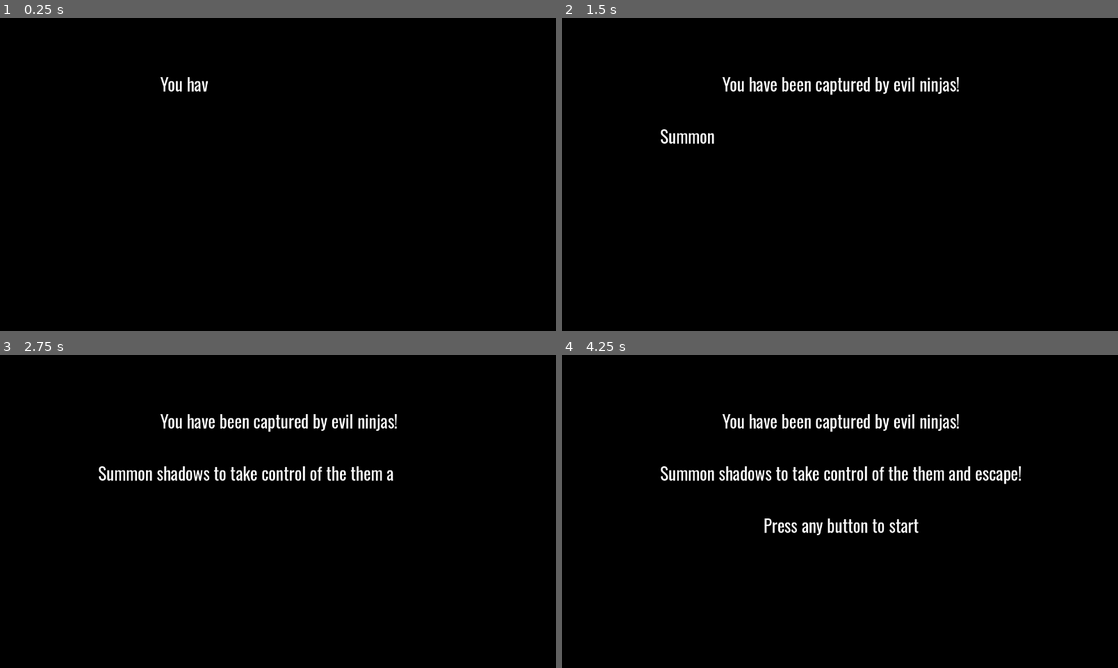
Above: before the commit, frames 1-4 (two rows, left to right).
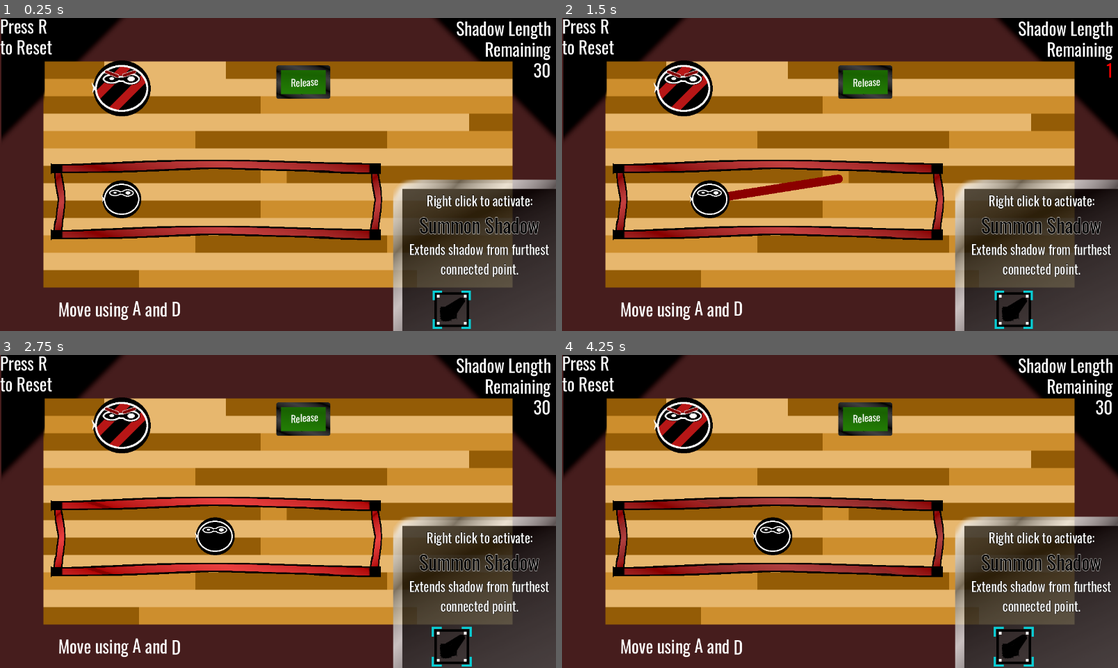
Above: after the commit, the same moments.

Repository: Goldenlion5648/LudumDare55
Game: Godot game, scene res://levels/level0.tscn
The game is run twice, just before and just after one commit, with the same random seed, the same clock (stepped at 60 frames per second) and the same inputs. Before the commit the project starts from res://objects/intro.tscn. Sound files missing from this copy of the repository are replaced by a short silence.
Inputs (mouse positions are in pixels of both pictures, inside the frame that each line leads up to):
- Up to frame 1 (0.25 s): no input
- Up to frame 2 (1.5 s): click (1012, 309) at 0.52 s; tap R (restart) at 1.25 s; move the mouse to (962, 158) at 1.27 s; hold Right (ui_right) from 1.28 s (still down); right-click (962, 158) at 1.35 s; click (962, 158) at 1.42 s
- Up to frame 3 (2.75 s): keep holding Right (ui_right); tap Enter (ui_accept) at 1.52, 2.27 s; tap R (restart) at 2 s; move the mouse to (166, 527) at 2.02 s; tap Space (clear_shadows) at 2.1 s; click (166, 527) at 2.17 s
- Up to frame 4 (4.25 s): tap R (restart) at 2.75, 3.5 s; move the mouse to (895, 442) at 2.77 s; release Right (ui_right) at 2.78 s; hold Left (ui_left) 2.78-3.53 s; tap 2 (select_balloon) at 2.85 s; click (895, 442) at 2.92 s; move the mouse to (812, 574) at 3.52 s; hold Right (ui_right) from 3.53 s (still down); tap 3 (select_light) at 3.6 s; click (812, 574) at 3.67 s; tap Enter (ui_accept) at 3.77 s

The runs differ from the first frame. In frame 1, 90% of the frame differs, in the area x 0-100%, y 0-100%; in frame 2, 90%; in frame 3, 90%; in frame 4, 90%.

Commit message:
fix capturing objects out of range

Diff:
--- a/levels/level0.tscn
+++ b/levels/level0.tscn
@@ -32,7 +32,7 @@
 position = Vector2(-360, -198)
 
 [node name="wall_holder" parent="." instance=ExtResource("7_p3mkn")]
-position = Vector2(-356, 1.52588e-05)
+position = Vector2(-304, 4)
 
 [node name="ui_holder" parent="." instance=ExtResource("7_33br0")]
 
@@ -41,10 +41,10 @@
 anchors_preset = 2
 anchor_top = 1.0
 anchor_bottom = 1.0
-offset_left = 73.0
-offset_top = -80.0
-offset_right = 468.0
-offset_bottom = -3.0
+offset_left = 134.0
+offset_top = -81.0
+offset_right = 529.0
+offset_bottom = -4.0
 grow_vertical = 0
 theme_override_font_sizes/normal_font_size = 40
 bbcode_enabled = true
--- a/levels/level2.tscn
+++ b/levels/level2.tscn
@@ -27,7 +27,7 @@
 
 [node name="player" parent="." instance=ExtResource("3_ij3bd")]
 unique_name_in_owner = true
-position = Vector2(-514, 246)
+position = Vector2(-452, 154)
 platform_wall_layers = 1
 script = ExtResource("4_11o4a")
 
@@ -35,15 +35,16 @@
 position = Vector2(-17, -198)
 
 [node name="wall_holder" parent="." instance=ExtResource("6_lh6l7")]
-position = Vector2(-496, 196)
+position = Vector2(-434, 104)
 scale = Vector2(0.400001, 1)
 
 [node name="ui_holder" parent="." instance=ExtResource("7_y7sc3")]
 
 [node name="balloon_particles" parent="." instance=ExtResource("8_5itc5")]
-position = Vector2(538, 277)
+position = Vector2(495, 296)
 emitting = false
-lifetime = 1.5
+amount = 12
+lifetime = 2.0
 initial_velocity_max = 101.85
 angular_velocity_max = 10.0
 orbit_velocity_min = -0.4
--- a/objects/capturable.gd
+++ b/objects/capturable.gd
@@ -15,11 +15,18 @@
 	# print("mouse entered")
 	mouse_is_inside = true
 
+func is_in_range():
+	var temp_shadow_controller = (Globals.CURRENT_SHADOW_CONTROLLER)
+	var dist = (temp_shadow_controller.get_objects_as_points()[-1]).distance_to((self as Node2D).global_position)
+	return dist <= temp_shadow_controller.calculate_remaining_shadow_power_without_mouse()
+
 func try_capture():
 	var temp_shadow_controller = (Globals.CURRENT_SHADOW_CONTROLLER)
 	if is_captured or (temp_shadow_controller == null) or \
 				not temp_shadow_controller.should_show_shadow_to_mouse() or\
-				not temp_shadow_controller.allowed_to_capture():
+				not temp_shadow_controller.get_objects_as_points() or\
+				not temp_shadow_controller.allowed_to_capture() or\
+				not is_in_range():
 		# print("got blocked")
 		return
 	is_captured = true
--- a/objects/intro.tscn
+++ b/objects/intro.tscn
@@ -40,7 +40,7 @@
 bbcode_enabled = true
 text = "[center]You have been captured by evil ninjas!
 
-Summon shadows to take control of the them and escape!
+Summon shadows to take control of them and escape!
 
 Press any button to start[/center]"
 visible_characters_behavior = 3
--- a/objects/shadow_controller.gd
+++ b/objects/shadow_controller.gd
@@ -135,6 +135,9 @@
 func calculate_remaining_shadow_power():
 	return get_allotted_shadow_power() - get_total_shadow_length(get_shadow_positions())
 
+func calculate_remaining_shadow_power_without_mouse():
+	return get_allotted_shadow_power() - get_total_shadow_length(get_objects_as_points())
+
 func get_shadow_power_to_display():
 	return max(0, ceili(calculate_remaining_shadow_power() / 10.0))
 
@@ -171,6 +174,9 @@
 func get_objects_as_points():
 	return captured_objects.map(func(x):return x.global_position)
 
+
+
+
 func get_shadow_positions():
 	var ret = get_objects_as_points()
 	if not should_show_shadow_to_mouse():
@@ -196,6 +202,7 @@
 	ret.append(ret[-1] + distance_vector)
 	return ret
 
+
 func get_total_shadow_length(points_to_calc_for) -> int:
 	var dist_between = 0
 	#var temp_positions = get_shadow_positions()
@@ -211,6 +218,7 @@
 	if len(shadow_positions) > 1:
 		var color = Color.DARK_RED if get_shadow_power_to_display() <= 1 else Color.BLACK
 		draw_polyline(shadow_positions, color, 20)
+		draw_circle(shadow_positions[-1], 10, color)
 	#draw_polyline([Vector2(50, 100), Vector2(150, 100),Vector2(150, 100), Vector2(150, 200)], Color.BLACK, 10)
 
 	#draw_line(%playerSprite.global_position, get_global_mouse_position(), Color.BLACK, 20)
--- a/objects/sound_controller.tscn
+++ b/objects/sound_controller.tscn
@@ -29,11 +29,11 @@
 
 [node name="summon_shadow" type="AudioStreamPlayer2D" parent="."]
 stream = ExtResource("4_rnvb8")
-volume_db = 7.462
+volume_db = 3.715
 
 [node name="summon_shadow2" type="AudioStreamPlayer2D" parent="."]
 stream = ExtResource("6_eh0a3")
-volume_db = 5.12
+volume_db = 1.372
 pitch_scale = 0.84
 
 [node name="retract_shadows" type="AudioStreamPlayer2D" parent="."]
--- a/objects/ui_holder.tscn
+++ b/objects/ui_holder.tscn
@@ -11,6 +11,7 @@
 [ext_resource type="Texture2D" uid="uid://ijnky51mi3a4" path="res://textures/light_icon.png" id="6_66cn8"]
 [ext_resource type="Script" path="res://objects/balloons_textbox.gd" id="8_e2ccc"]
 [ext_resource type="Script" path="res://objects/hotkeys_label.gd" id="10_ljosc"]
+[ext_resource type="Texture2D" uid="uid://dq0yt0803bqcn" path="res://textures/black_box.png" id="12_wld5c"]
 
 [sub_resource type="Theme" id="Theme_af8em"]
 default_font_size = 20
@@ -206,6 +207,16 @@
 layout_mode = 2
 texture_normal = ExtResource("6_66cn8")
 
+[node name="transition" type="TextureRect" parent="."]
+visible = false
+layout_mode = 1
+anchors_preset = 15
+anchor_right = 1.0
+anchor_bottom = 1.0
+grow_horizontal = 2
+grow_vertical = 2
+texture = ExtResource("12_wld5c")
+
 [connection signal="pressed" from="hotbar_holder/hotbarHbox/shadow_icon" to="hotbar_holder/hotbarHbox" method="_on_shadow_icon_pressed"]
 [connection signal="pressed" from="hotbar_holder/hotbarHbox/balloon_icon" to="hotbar_holder/hotbarHbox" method="_on_balloon_icon_pressed"]
 [connection signal="pressed" from="hotbar_holder/hotbarHbox/light_icon" to="hotbar_holder/hotbarHbox" method="_on_light_icon_pressed"]
--- a/objects/wall.tscn
+++ b/objects/wall.tscn
@@ -1,14 +1,21 @@
-[gd_scene load_steps=3 format=3 uid="uid://dl0ne3snf6v0y"]
+[gd_scene load_steps=5 format=3 uid="uid://dl0ne3snf6v0y"]
 
 [ext_resource type="Texture2D" uid="uid://2ohjaup0xw6a" path="res://textures/wall2.png" id="1_i3rfw"]
+[ext_resource type="Shader" path="res://shaders/laser_shader.gdshader" id="1_nela3"]
+
+[sub_resource type="ShaderMaterial" id="ShaderMaterial_74tr0"]
+resource_local_to_scene = true
+shader = ExtResource("1_nela3")
+shader_parameter/alphaValue = 1.0
 
 [sub_resource type="RectangleShape2D" id="RectangleShape2D_sdo2v"]
 size = Vector2(200, 200)
 
 [node name="StaticBody2D" type="StaticBody2D"]
 
-[node name="Sprite2D" type="Sprite2D" parent="."]
+[node name="laserSprite" type="Sprite2D" parent="."]
 texture_repeat = 2
+material = SubResource("ShaderMaterial_74tr0")
 texture = ExtResource("1_i3rfw")
 
 [node name="CollisionShape2D" type="CollisionShape2D" parent="."]
--- a/objects/wall_holder.gd
+++ b/objects/wall_holder.gd
@@ -11,10 +11,11 @@
 	var step = 0.02
 	while current_fade_time < full_fade_time:
 		for child in get_children():
-			var current_value = (child as Node2D).modulate
-			(child as Node2D).modulate = Color(current_value.r,
-										current_value.g,
-										current_value.b,
-										full_fade_time - current_fade_time)
+			var current_value = (child.get_node("laserSprite") as Node2D).material
+			current_value.set_shader_parameter("alphaValue", full_fade_time - current_fade_time)
+			#(child as Node2D).modulate = Color(current_value.r,
+										#current_value.g,
+										#current_value.b,
+										#full_fade_time - current_fade_time)
 		current_fade_time += step
 		await get_tree().create_timer(step).timeout
--- a/objects/wall_holder.tscn
+++ b/objects/wall_holder.tscn
@@ -1,27 +1,40 @@
-[gd_scene load_steps=4 format=3 uid="uid://ct20hjxw8kjjl"]
+[gd_scene load_steps=6 format=3 uid="uid://ct20hjxw8kjjl"]
 
-[ext_resource type="Material" uid="uid://dm34c6mya7a5j" path="res://shaders/fade_out_material.tres" id="1_5xass"]
 [ext_resource type="PackedScene" uid="uid://dl0ne3snf6v0y" path="res://objects/wall.tscn" id="1_ttikn"]
 [ext_resource type="Script" path="res://objects/wall_holder.gd" id="2_waf4y"]
+[ext_resource type="Shader" path="res://shaders/laser_shader.gdshader" id="4_ihciu"]
+
+[sub_resource type="ShaderMaterial" id="ShaderMaterial_jxpk4"]
+shader = ExtResource("4_ihciu")
+shader_parameter/alphaValue = 1.0
+
+[sub_resource type="ShaderMaterial" id="ShaderMaterial_h18cv"]
+shader = ExtResource("4_ihciu")
+shader_parameter/alphaValue = 1.0
 
 [node name="wall_holder" type="Node2D"]
-material = ExtResource("1_5xass")
+material = SubResource("ShaderMaterial_jxpk4")
 script = ExtResource("2_waf4y")
 
-[node name="wall" parent="." instance=ExtResource("1_ttikn")]
-position = Vector2(161, -23)
-scale = Vector2(3.8, 0.24)
-
-[node name="wall4" parent="." instance=ExtResource("1_ttikn")]
-position = Vector2(161, 129)
-scale = Vector2(3.8, 0.24)
-
 [node name="wall3" parent="." instance=ExtResource("1_ttikn")]
+use_parent_material = true
 position = Vector2(531, 55)
 rotation = 1.57079
 scale = Vector2(0.74, 0.2)
 
 [node name="wall6" parent="." instance=ExtResource("1_ttikn")]
+use_parent_material = true
 position = Vector2(-198, 55)
 rotation = 1.57079
 scale = Vector2(0.74, 0.2)
+
+[node name="wall" parent="." instance=ExtResource("1_ttikn")]
+material = SubResource("ShaderMaterial_h18cv")
+use_parent_material = true
+position = Vector2(161, -23)
+scale = Vector2(3.8, 0.24)
+
+[node name="wall4" parent="." instance=ExtResource("1_ttikn")]
+use_parent_material = true
+position = Vector2(161, 129)
+scale = Vector2(3.8, 0.24)
--- a/objects/win_button.gd
+++ b/objects/win_button.gd
@@ -5,14 +5,14 @@
 
 func _ready() -> void:
 	Globals.total_win_button_count += 1
-	prints("total_win_button_count", Globals.total_win_button_count)
+	# prints("total_win_button_count", Globals.total_win_button_count)
 
 func _on_body_entered(body: Node2D) -> void:
 	if has_been_pressed:
 		return
 	has_been_pressed = true
 	Globals.win_buttons_pressed += 1
-	print("was entered")
+	# print("was entered")
 	self.modulate = Color(0.7, 0.7, 0.7, 1)
 	Globals.button_pressed_signal.emit()
 	if Globals.win_buttons_pressed == Globals.total_win_button_count:
--- a/objects/win_button.tscn
+++ b/objects/win_button.tscn
@@ -4,7 +4,7 @@
 [ext_resource type="Texture2D" uid="uid://c6hj0dlec80d7" path="res://textures/button2.png" id="2_el61c"]
 
 [sub_resource type="RectangleShape2D" id="RectangleShape2D_gxhoa"]
-size = Vector2(196.825, 117.46)
+size = Vector2(158.73, 90.4762)
 
 [node name="win_button" type="Area2D"]
 scale = Vector2(0.63, 0.63)
@@ -23,7 +23,8 @@
 text = "[center][wave amp=50.0 freq=3.0 connected=1]Release[/wave][/center]"
 
 [node name="CollisionShape2D" type="CollisionShape2D" parent="."]
-position = Vector2(1.5873, -6.34921)
+position = Vector2(1.58731, -7.14285)
+scale = Vector2(1, 1)
 shape = SubResource("RectangleShape2D_gxhoa")
 
 [connection signal="body_entered" from="." to="." method="_on_body_entered"]
--- a/project.godot
+++ b/project.godot
@@ -11,7 +11,7 @@
 [application]
 
 config/name="LudumDare55"
-run/main_scene="res://objects/intro.tscn"
+run/main_scene="res://levels/level0.tscn"
 config/features=PackedStringArray("4.2", "GL Compatibility")
 config/icon="res://icon.svg"
 
--- /dev/null
+++ b/shaders/laser_shader.gdshader
@@ -0,0 +1,19 @@
+shader_type canvas_item;
+uniform float alphaValue = 1.0;
+
+void fragment() {
+	COLOR = texture(TEXTURE, UV);
+	if (COLOR.g > (cos(TIME) + 1.0) / 4.0) {
+		COLOR.r += sin(TIME / 1.2) / 5.0;
+	}
+	if (COLOR.a != 0.0)
+		COLOR.a = alphaValue;
+}
+//void fragment() {
+    //COLOR.rgb = vec3(1.0) - COLOR.rgb;
+//}
+
+//void light() {
+	// Called for every pixel for every light affecting the CanvasItem.
+	// Uncomment to replace the default light processing function with this one.
+//}
Not shown: 1 places in objects/ui_holder.tscn that only renumber resources
Binary file changed: textures/background3.png
Binary file added: textures/black_box.png
Not shown, added: textures/black_box.png.import
